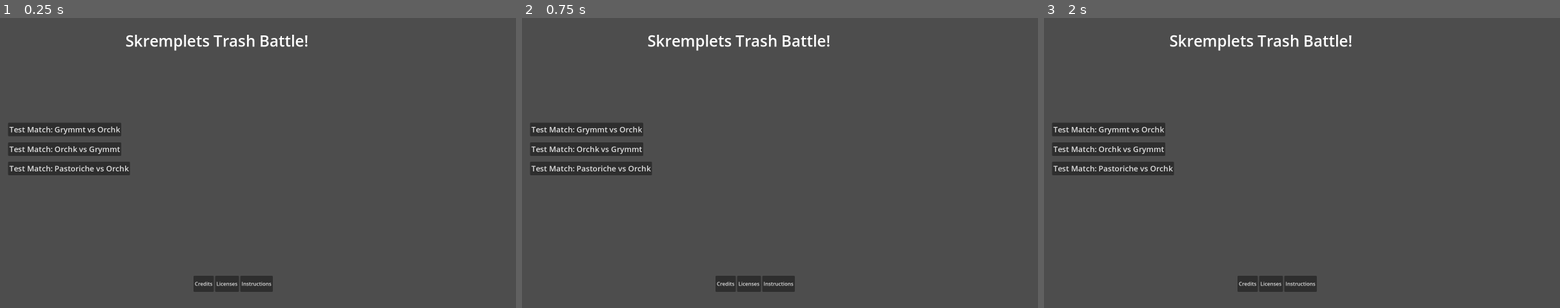
Above: before the commit, frames 1-3 (left to right).
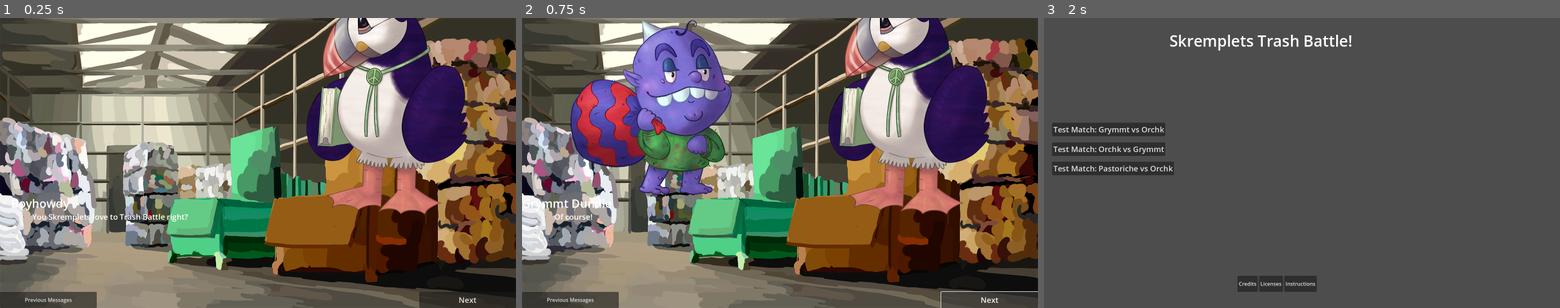
Above: after the commit, the same moments.

Repository: VincentBorchardt/Skremplets-Puzzle-Game-RPJ-2025
Game: Godot game, scene res://scenes/cutscenes/intro/intro_cutscene_warehouse.tscn
The game is run twice, just before and just after one commit, with the same random seed, the same clock (stepped at 60 frames per second) and the same inputs. This scene is started directly instead of the project's main scene.
Inputs (mouse positions are in pixels of both pictures, inside the frame that each line leads up to):
- Up to frame 1 (0.25 s): no input
- Up to frame 2 (0.75 s): click (991, 299) at 0.5 s, where only the run after the commit has a clickable "Next"
- Up to frame 3 (2 s): click (1513, 299) at 1.25 s, where only the run after the commit has a clickable "Next"

The runs differ from the first frame. In frame 1, 89% of the frame differs, in the area x 0-100%, y 0-100%; in frame 2, 89%; in frame 3, nothing differs.

Commit message:
Intro Warehouse cutscene started
Moved a couple messages from my google doc into the code, though mostly it was to see how the warehouse background looks (and it's not great)

Diff:
--- /dev/null
+++ b/resources/messages/intro_cutscene/intro_warehouse_1.tres
@@ -0,0 +1,12 @@
+[gd_resource type="Resource" script_class="Message" load_steps=3 format=3 uid="uid://jcikdlki5kog"]
+
+[ext_resource type="Script" uid="uid://bq7h7sx2xfral" path="res://scripts/cutscenes/message.gd" id="1_kj4vj"]
+[ext_resource type="Resource" uid="uid://mwlcno66tq4k" path="res://resources/characters/boyhowdy.tres" id="2_7361j"]
+
+[resource]
+script = ExtResource("1_kj4vj")
+speaker = ExtResource("2_7361j")
+message = "You Skremplets love to Trash Battle right?"
+image_location = 1
+choices = false
+metadata/_custom_type_script = "uid://bq7h7sx2xfral"
--- /dev/null
+++ b/resources/messages/intro_cutscene/intro_warehouse_2.tres
@@ -0,0 +1,12 @@
+[gd_resource type="Resource" script_class="Message" load_steps=3 format=3 uid="uid://heb76wx18m0l"]
+
+[ext_resource type="Script" uid="uid://bq7h7sx2xfral" path="res://scripts/cutscenes/message.gd" id="1_c23g0"]
+[ext_resource type="Resource" uid="uid://64g7h3fibbr1" path="res://resources/characters/player.tres" id="2_dmaqp"]
+
+[resource]
+script = ExtResource("1_c23g0")
+speaker = ExtResource("2_dmaqp")
+message = "Of course!"
+image_location = 0
+choices = false
+metadata/_custom_type_script = "uid://bq7h7sx2xfral"
--- /dev/null
+++ b/resources/messages/intro_cutscene/intro_warehouse_3.tres
@@ -0,0 +1,12 @@
+[gd_resource type="Resource" script_class="Message" load_steps=3 format=3 uid="uid://b15rlo36rrlim"]
+
+[ext_resource type="Script" uid="uid://bq7h7sx2xfral" path="res://scripts/cutscenes/message.gd" id="1_o2xss"]
+[ext_resource type="Resource" uid="uid://mwlcno66tq4k" path="res://resources/characters/boyhowdy.tres" id="2_g8rk0"]
+
+[resource]
+script = ExtResource("1_o2xss")
+speaker = ExtResource("2_g8rk0")
+message = "Then (proper name for warehouse) is the perfect place for you and all your friends! There’s plenty of fuel, and all the Skremplets I’ve found so far have been sharpening their skills."
+image_location = 1
+choices = false
+metadata/_custom_type_script = "uid://bq7h7sx2xfral"
--- a/scenes/cutscenes/intro/intro_cutscene_warehouse.tscn
+++ b/scenes/cutscenes/intro/intro_cutscene_warehouse.tscn
@@ -1,9 +1,12 @@
-[gd_scene load_steps=5 format=3 uid="uid://cc3pu3y4yujb6"]
+[gd_scene load_steps=8 format=3 uid="uid://cc3pu3y4yujb6"]
 
 [ext_resource type="Script" uid="uid://t8w2v1em8t33" path="res://scripts/cutscenes/cutscene.gd" id="1_kiwyq"]
 [ext_resource type="Script" uid="uid://dnhu6g07egmm" path="res://scripts/cutscenes/message_queue.gd" id="2_8fgom"]
+[ext_resource type="Script" uid="uid://bq7h7sx2xfral" path="res://scripts/cutscenes/message.gd" id="3_2fnej"]
 [ext_resource type="PackedScene" uid="uid://hgb21nwch34j" path="res://scenes/cutscenes/cutscene_ui.tscn" id="3_k5wu6"]
+[ext_resource type="Resource" uid="uid://jcikdlki5kog" path="res://resources/messages/intro_cutscene/intro_warehouse_1.tres" id="4_7x20x"]
 [ext_resource type="Texture2D" uid="uid://fpx61x74x7p5" path="res://assets/cutscenes/warehouse_background_temp.png" id="4_8fgom"]
+[ext_resource type="Resource" uid="uid://heb76wx18m0l" path="res://resources/messages/intro_cutscene/intro_warehouse_2.tres" id="5_ofaee"]
 
 [node name="IntroCutsceneWarehouse" type="Node2D"]
 script = ExtResource("1_kiwyq")
@@ -11,6 +14,7 @@
 
 [node name="MessageQueue" type="Node" parent="."]
 script = ExtResource("2_8fgom")
+messages = Array[ExtResource("3_2fnej")]([ExtResource("4_7x20x"), ExtResource("5_ofaee")])
 metadata/_custom_type_script = "uid://dnhu6g07egmm"
 
 [node name="CutsceneUI" parent="." instance=ExtResource("3_k5wu6")]
